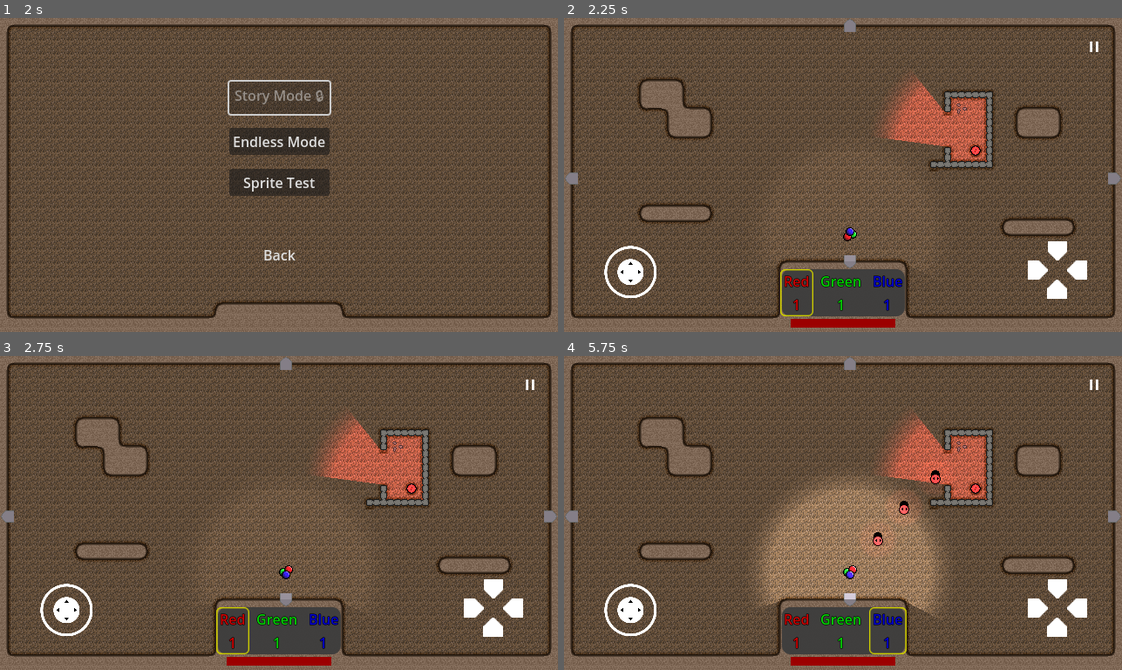
Above: before the commit, frames 1-4 (two rows, left to right).
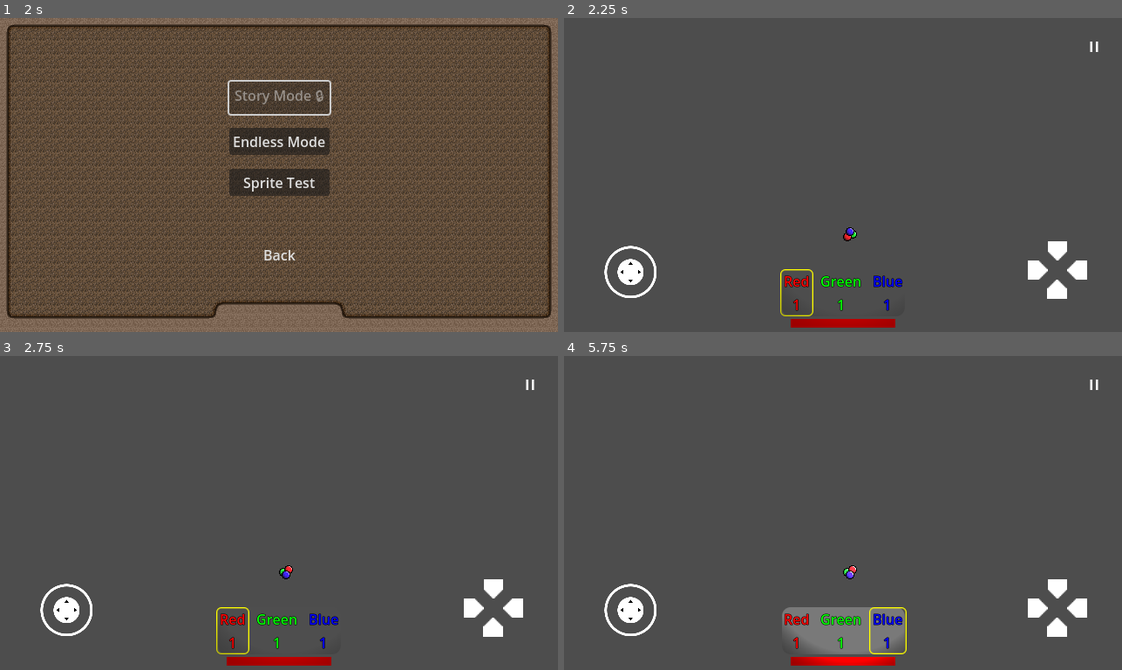
Above: after the commit, the same moments.

Repository: Degenerate-Games/shadows-below
Game: Godot game, scene res://scenes/menus/main_menu.tscn
Same seed, same stepped clock (60 frames per second), same inputs: the game is played once before the commit and once after it. Sound files missing from this copy of the repository are replaced by a short silence.
Inputs (mouse positions are in pixels of both pictures, inside the frame that each line leads up to):
- Up to frame 1 (2 s): click (279, 206) at 0.5 s; click (279, 206) at 1.25 s
- Up to frame 2 (2.25 s): click "Endless Mode" at 2 s
- Up to frame 3 (2.75 s): no input
- Up to frame 4 (5.75 s): tap Enter at 2.75 s; move the mouse to (965, 497) at 2.77 s; hold L (mixing_ui_right) 2.78-3.5 s; tap B (bake) at 2.85, 4.35 s; click (965, 497) at 2.92 s; drag from (731, 528) to (848, 572) at 3.52 s; move the mouse to (898, 443) at 4.27 s; hold L (mixing_ui_right) 4.28-5 s; drag from (815, 575) to (569, 516) at 5.02 s

Frame 1 is identical in both runs. In frame 2, 81% of the frame differs, in the area x 0-100%, y 0-100%; in frame 3, 81%; in frame 4, 86%.
Error before the commit: Division by zero error in operator '/'. (res://scripts/room.gd:28)
Error after the commit: Attempt to call function 'get_node' in base 'null instance' on a null instance. (res://scripts/level_generator.gd:90)

Commit message:
Use global HUD in generated room

Diff:
--- a/scripts/level_generator.gd
+++ b/scripts/level_generator.gd
@@ -50,10 +50,11 @@
 
 	# Add UI to scene
 	print("Adding UI")
-	var hud = load("res://scenes/ui/hud.tscn").instantiate()
-	hud.name = "HUD"
-	hud.position = Vector2(0, 0)
-	room.add_child(hud)
+	var hud = get_tree().get_first_node_in_group("HUD")
+	# var hud = load("res://scenes/ui/hud.tscn").instantiate()
+	# hud.name = "HUD"
+	# hud.position = Vector2(0, 0)
+	# room.add_child(hud)
 
 	# Fill the room with background tiles
 	print("Drawing Background")
